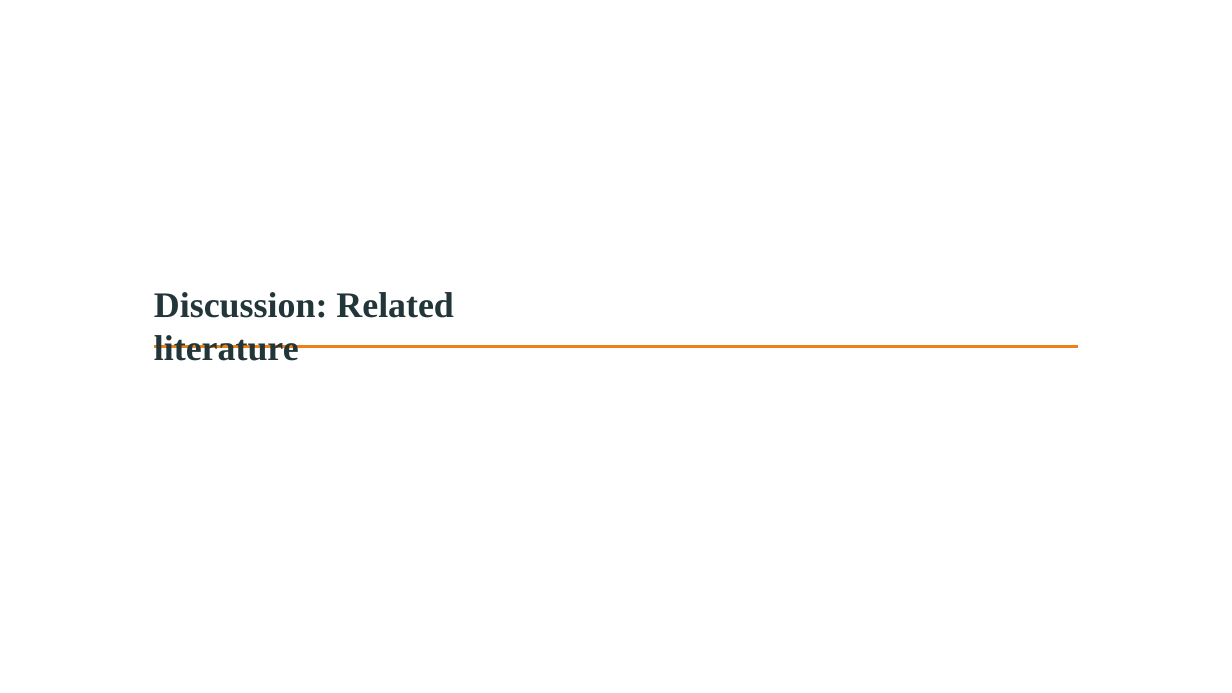
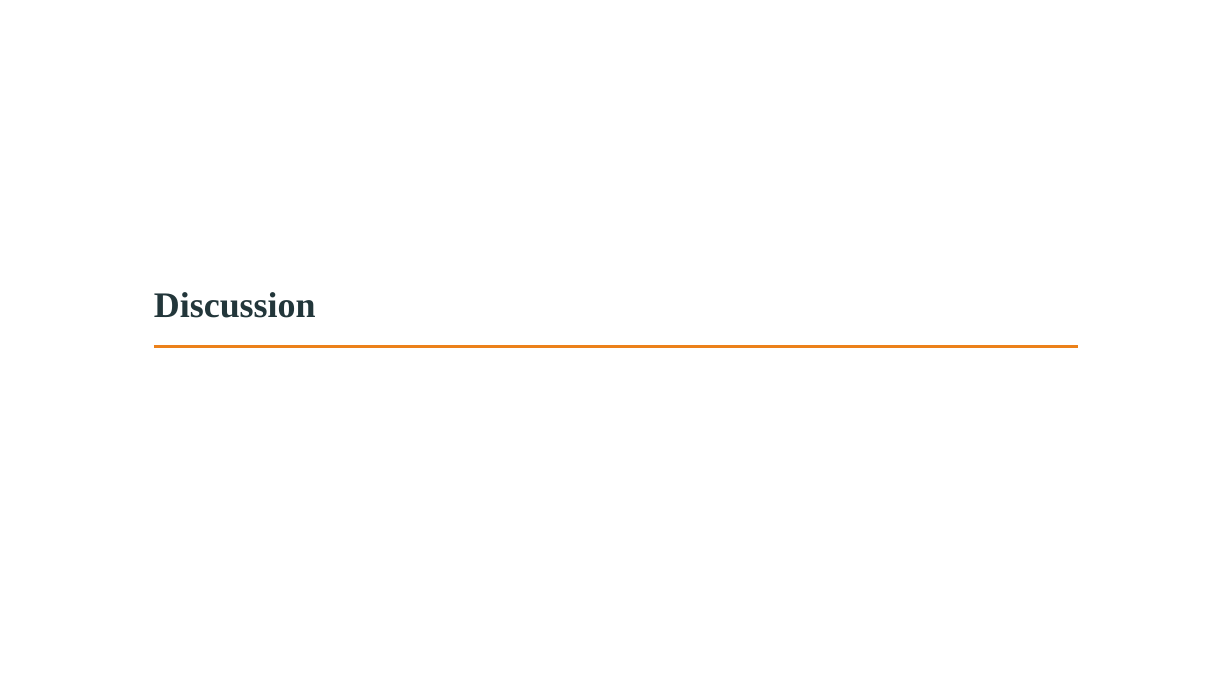
Before and after one commit to Jilong-Wu-Econ/Jilong-Wu-Econ.github.io, a slide deck: slide 29 of bric.pptx (slide 28 before the commit). Drawn at 1232x693 pixels with LibreOffice and Linux fonts; fonts in the diff are those of the drawing. Boxes give left, top, right and bottom in pixels: in the first picture for what was removed or moved away, otherwise in the second. Text is boxed around its words. In the diff, an @@ line names an element or a change of style, - is before the commit and + after.

```diff
--- a/bric.pptx
+++ b/bric.pptx
@@ text at [154,292,316,318]: text changed @@
-Discussion: Related literature
+Discussion
```
Also in this commit, not shown: 15 other slides changed, 2 slides added.
